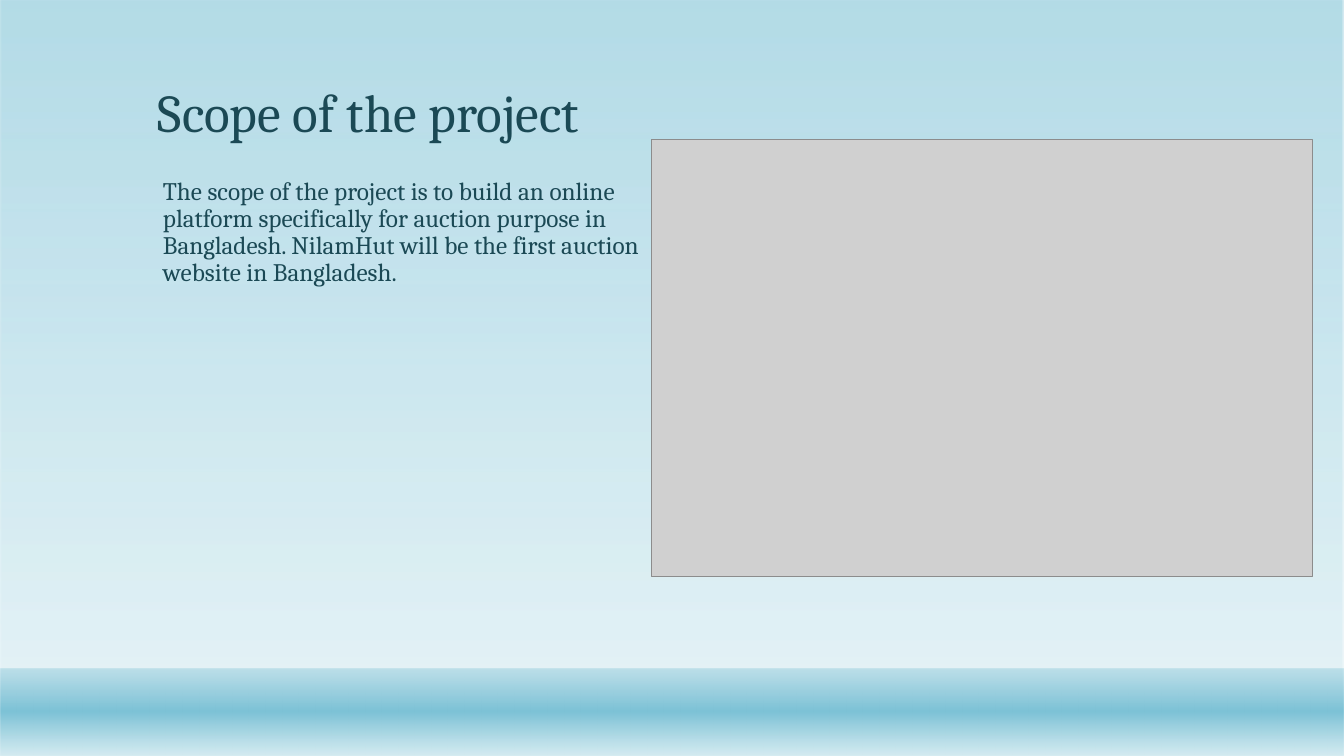
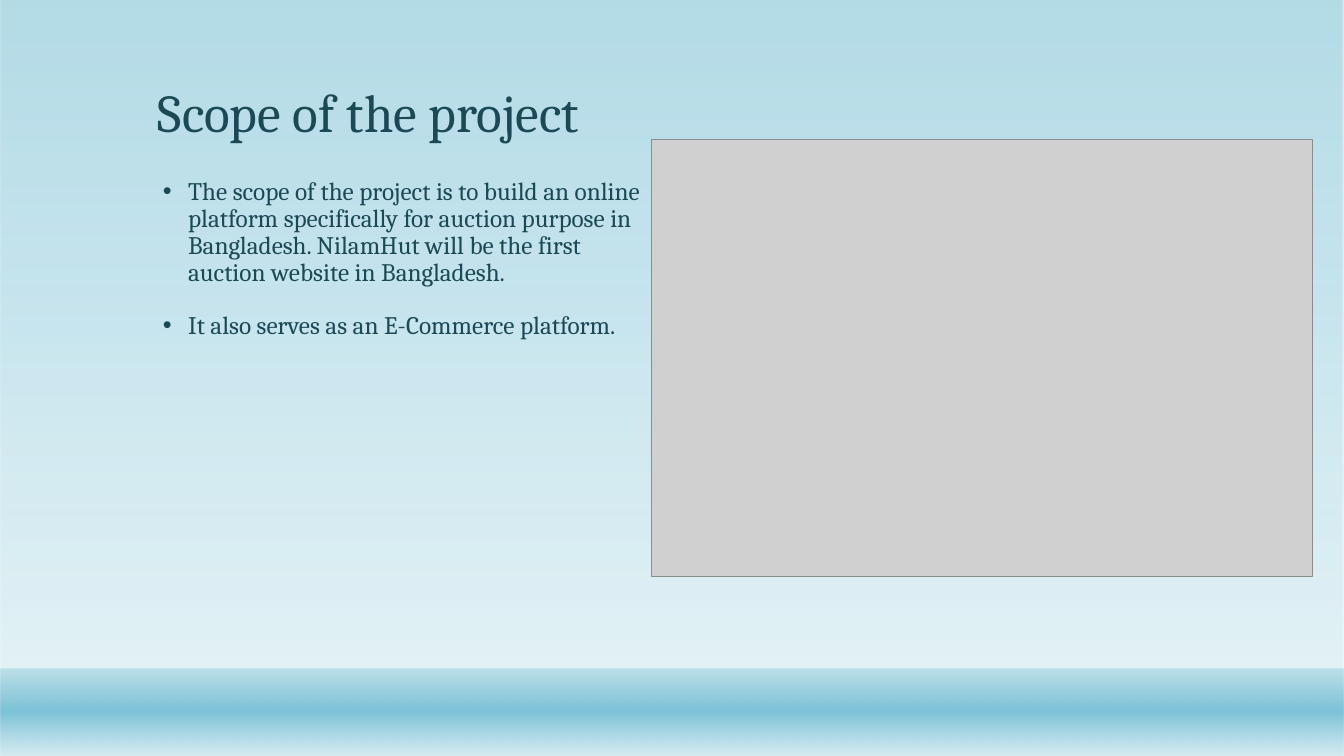
Before and after one commit to Jaggesher/LabWork, a slide deck: slide 3 of NilamHut.pptx. Drawn at 1344x756 pixels with LibreOffice and Linux fonts; fonts in the diff are those of the drawing; grey boxes stand for pictures; background and template pictures are left out. Boxes give left, top, right and bottom in pixels: in the first picture for what was removed or moved away, otherwise in the second. Text is boxed around its words. In the diff, an @@ line names an element or a change of style, - is before the commit and + after.

```diff
--- a/NilamHut.pptx
+++ b/NilamHut.pptx
@@ text at bbox=[188, 182, 640, 287]: bullet none to • @@
@@ text at bbox=[188, 316, 615, 340]: paragraph added @@
+• It also serves as an E-Commerce platform.
```
Also in this commit, not shown: 5 other slides changed.
